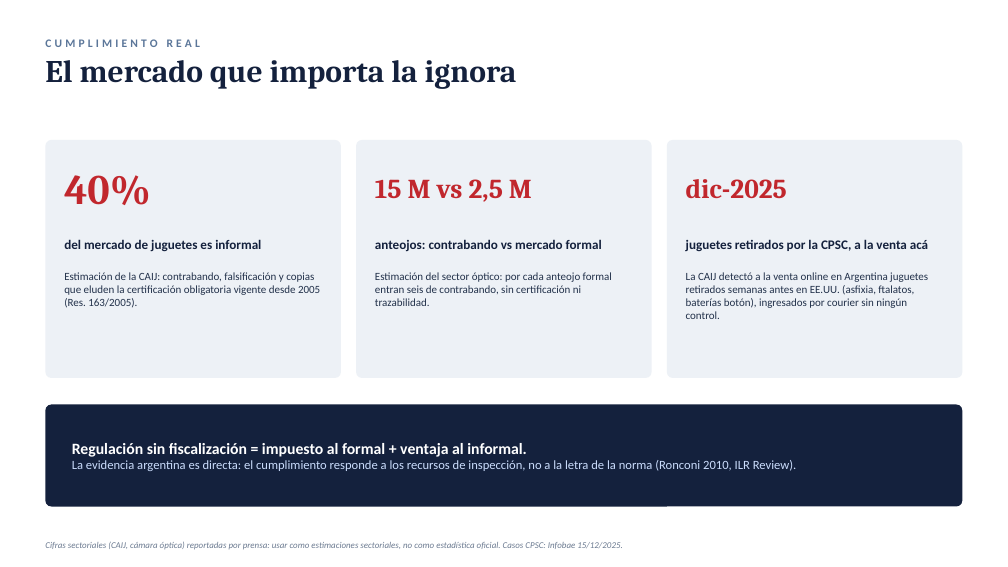
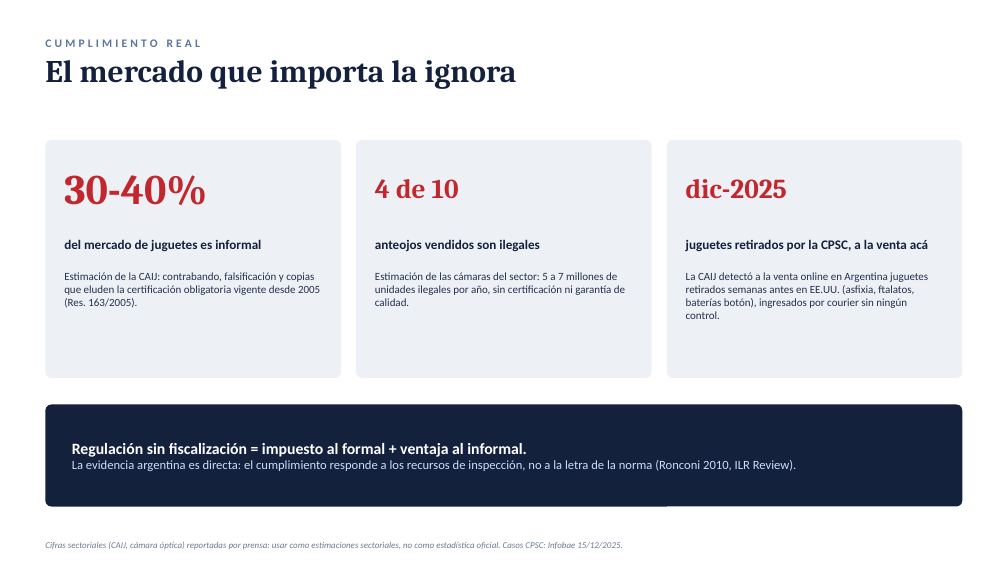
Before and after one commit to theoellmann/Reglamentaci-n-T-cnica-, a slide deck: slide 6 of presentacion/supresion-dnrt.pptx. Drawn at 1008x567 pixels with LibreOffice and Linux fonts; fonts in the diff are those of the drawing. Boxes give left, top, right and bottom in pixels: in the first picture for what was removed or moved away, otherwise in the second. Text is boxed around its words. In the diff, an @@ line names an element or a change of style, - is before the commit and + after.

```diff
--- a/presentacion/supresion-dnrt.pptx
+++ b/presentacion/supresion-dnrt.pptx
@@ text at [64,175,207,205]: text changed @@
-40%
+30-40%
@@ text at [375,179,459,198]: text changed @@
-15 M vs 2,5 M
+4 de 10
@@ text at [375,239,540,252]: text changed @@
-anteojos: contrabando vs mercado formal
+anteojos vendidos son ilegales
@@ text at [375,272,625,306]: text changed @@
-Estimación del sector óptico: por cada anteojo formal entran seis de contrabando, sin certificación ni trazabilidad.
+Estimación de las cámaras del sector: 5 a 7 millones de unidades ilegales por año, sin certificación ni garantía de calidad.
```
Also in this commit, not shown: 6 other slides changed, 3 other files.
